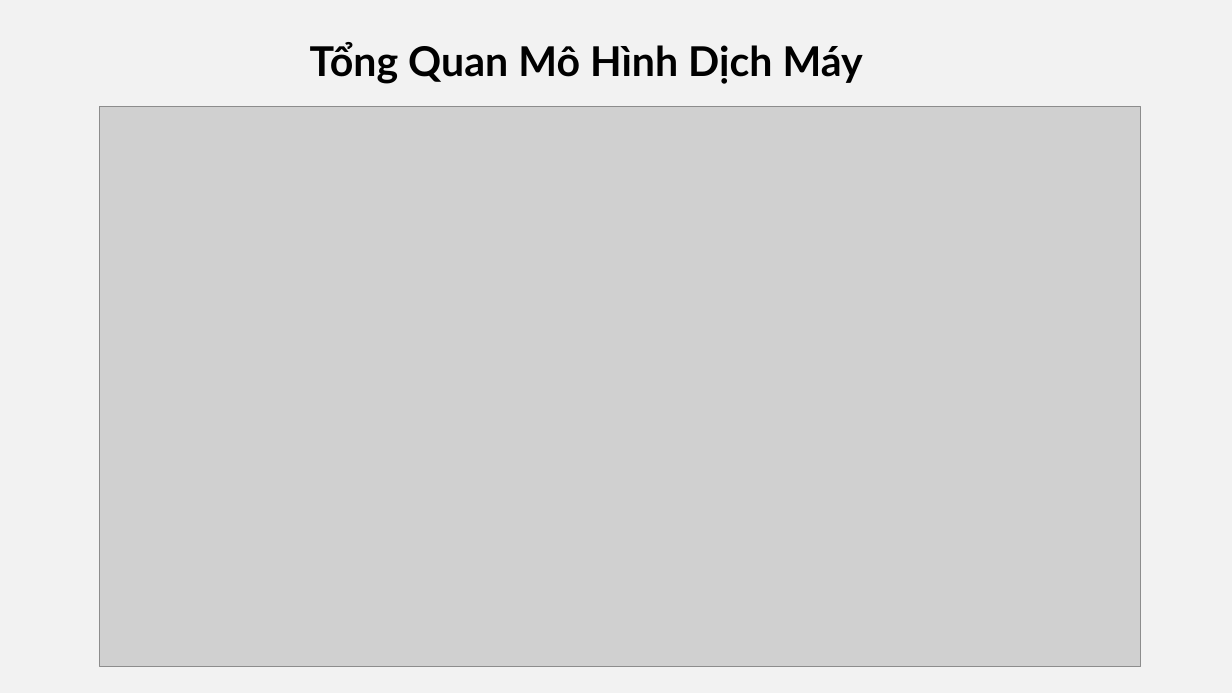
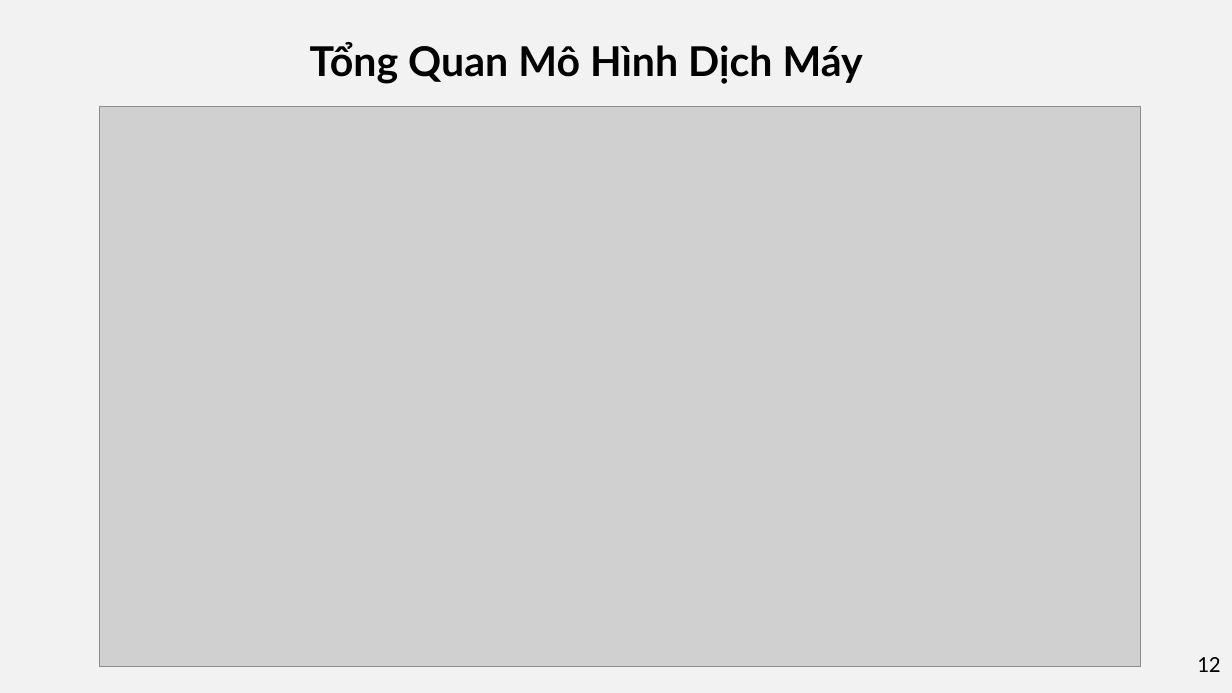
Before and after one commit to nmtri1912/kltn, a slide deck: slide 12 of Tài liệu/Presentation.pptx. Drawn at 1232x693 pixels with LibreOffice and Linux fonts; fonts in the diff are those of the drawing; grey boxes stand for pictures. Boxes give left, top, right and bottom in pixels: in the first picture for what was removed or moved away, otherwise in the second. Text is boxed around its words. In the diff, an @@ line names an element or a change of style, - is before the commit and + after.

```diff
--- a/Tài liệu/Presentation.pptx
+++ b/Tài liệu/Presentation.pptx
@@ text added at [1197, 657, 1220, 672], 18 pt, text #000000 @@
+12
```
Also in this commit, not shown: 13 other slides changed, 2 slides added, 2 slides removed.
